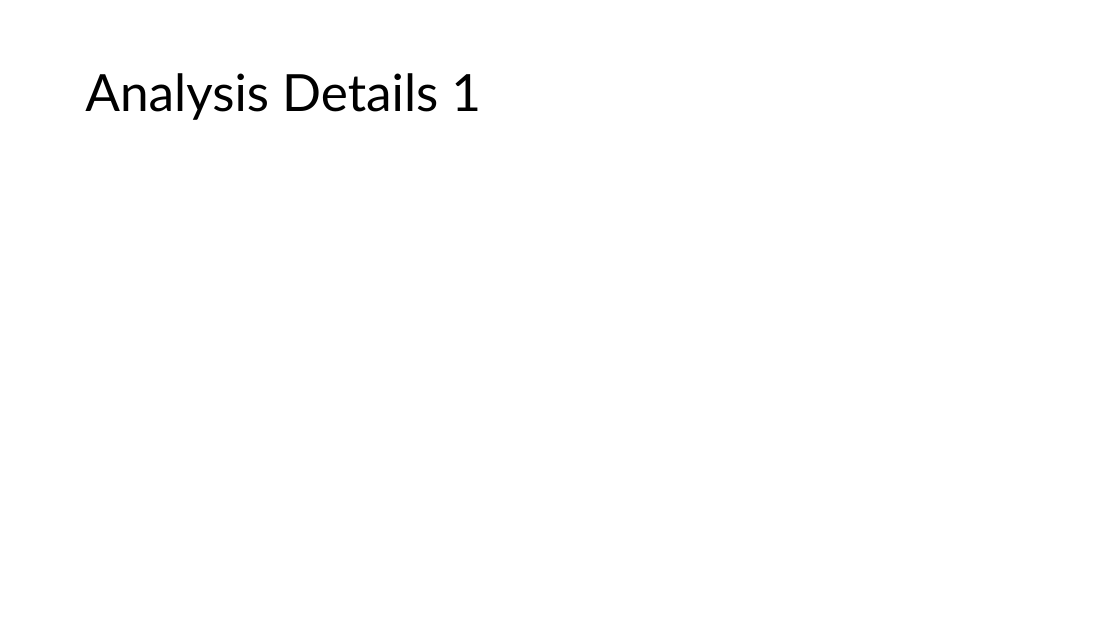
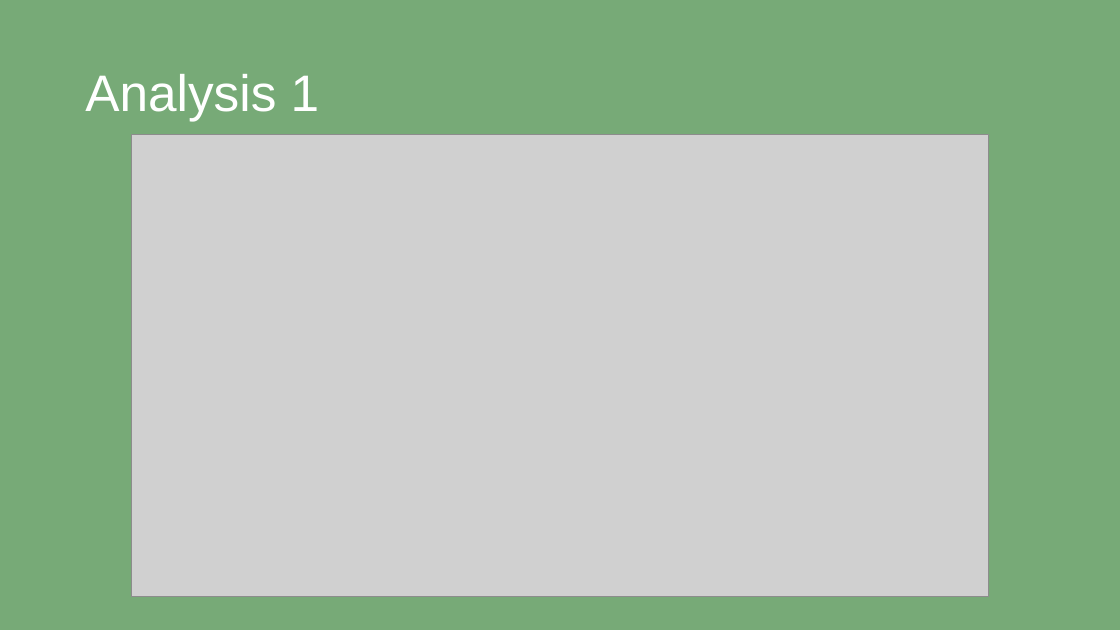
Before and after one commit to dtoshm/data_project_eight, a slide deck: slide 3 of movie_presentation.pptx. Drawn at 1120x630 pixels with LibreOffice and Linux fonts; fonts in the diff are those of the drawing; grey boxes stand for pictures. Boxes give left, top, right and bottom in pixels: in the first picture for what was removed or moved away, otherwise in the second. Text is boxed around its words. In the diff, an @@ line names an element or a change of style, - is before the commit and + after.

```diff
--- a/movie_presentation.pptx
+++ b/movie_presentation.pptx
@@ background #FFFFFF to #77AA77 @@
@@ title at (85, 74, 320, 121): text changed; font Lato to Arial; text colour #000000 to #FFFFFF @@
-Analysis Details 1
+Analysis 1
@@ picture added at (131, 134, 989, 597) @@
```
Also in this commit, not shown: 4 other slides changed, 1 other file.
